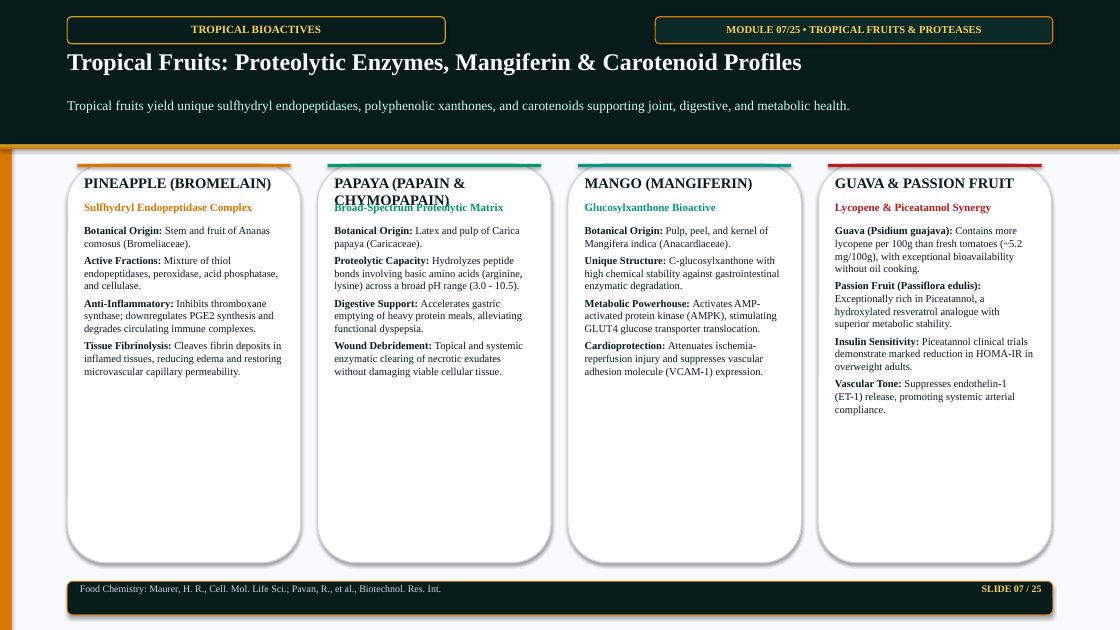
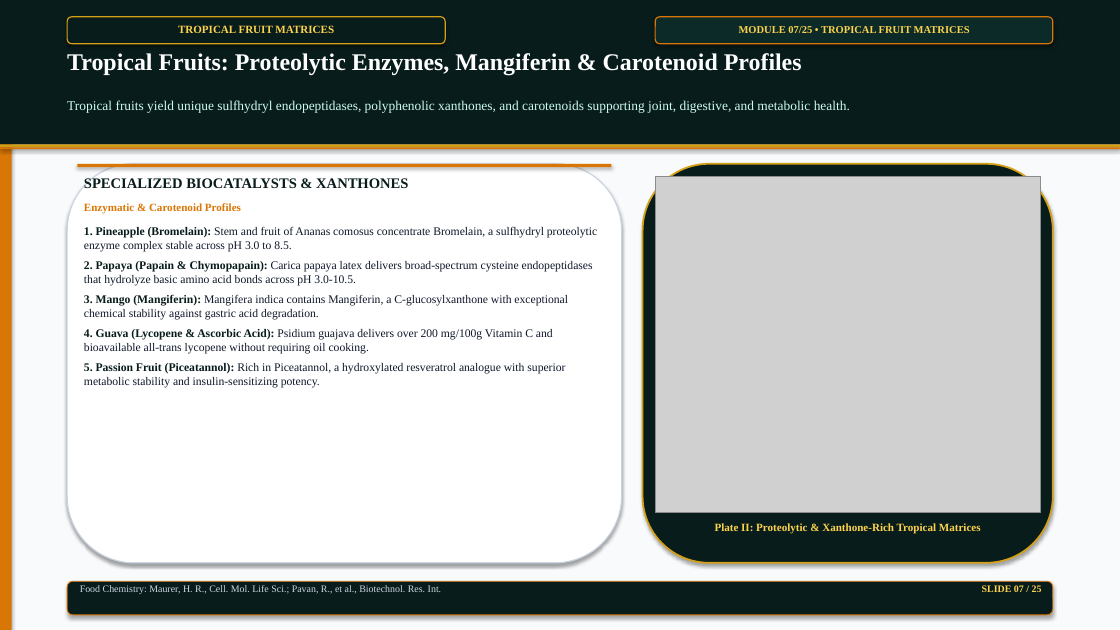
Before and after one commit to satyasanatan989/academic-presentation-engine, a slide deck: slide 7 of samples/phytochemicals_25slides_master_deck.pptx. Drawn at 1120x630 pixels with LibreOffice and Linux fonts; fonts in the diff are those of the drawing; grey boxes stand for pictures. Boxes give left, top, right and bottom in pixels: in the first picture for what was removed or moved away, otherwise in the second. Text is boxed around its words. In the diff, an @@ line names an element or a change of style, - is before the commit and + after.

Commit message:
fix(alignment): resolve all card margins and restore all 11 botanical photographic plates and scientific flowcharts

```diff
--- a/samples/phytochemicals_25slides_master_deck.pptx
+++ b/samples/phytochemicals_25slides_master_deck.pptx
@@ text in rounded rectangle at (178, 25, 334, 33): text changed @@
-TROPICAL BIOACTIVES
+TROPICAL FRUIT MATRICES
@@ text in rounded rectangle at (739, 26, 970, 33): text changed @@
-MODULE 07/25 • TROPICAL FRUITS & PROTEASES
+MODULE 07/25 • TROPICAL FRUIT MATRICES
@@ rounded rectangle: place and size @@
-rounded rectangle at (67, 164, 301, 563)
+rounded rectangle at (67, 164, 622, 563)
@@ rectangle: place and size @@
-rectangle at (77, 164, 291, 167)
+rectangle at (77, 164, 612, 167)
@@ text at (84, 176, 408, 188): text changed @@
-PINEAPPLE (BROMELAIN)
+SPECIALIZED BIOCATALYSTS & XANTHONES
@@ rectangle removed at (328, 164, 541, 167) @@
@@ text removed at (334, 178, 450, 209) @@
-PAPAYA (PAPAIN & CHYMOPAPAIN)
@@ rounded rectangle removed at (568, 164, 802, 563) @@
@@ rectangle removed at (578, 164, 791, 167) @@
@@ text removed at (585, 178, 753, 191) @@
-MANGO (MANGIFERIN)
@@ rounded rectangle: place and size @@
-rounded rectangle at (318, 164, 551, 563)
+rounded rectangle at (643, 164, 1053, 563)
@@ rounded rectangle at (643, 164, 1053, 563): fill #FFFFFF to #081C1B; outline #CBD5E1 1 pt to #D4A017 1.5 pt @@
@@ picture added at (655, 176, 1040, 513) @@
@@ rounded rectangle removed at (818, 164, 1052, 563) @@
@@ rectangle removed at (828, 164, 1042, 167) @@
@@ text removed at (835, 178, 1014, 189) @@
-GUAVA & PASSION FRUIT
@@ text at (84, 203, 241, 214): text changed @@
-Sulfhydryl Endopeptidase Complex
+Enzymatic & Carotenoid Profiles
@@ text removed at (334, 203, 503, 214) @@
-Broad-Spectrum Proteolytic Matrix
@@ text removed at (585, 203, 716, 214) @@
-Glucosylxanthone Bioactive
@@ text removed at (835, 203, 992, 214) @@
-Lycopene & Piceatannol Synergy
@@ text at (84, 227, 597, 388): text changed; size 9 to 10 pt @@
-Botanical Origin: Stem and fruit of Ananas comosus (Bromeliaceae).
-Active Fractions: Mixture of thiol endopeptidases, peroxidase, acid phosphatase, and cellulase.
-Anti-Inflammatory: Inhibits thromboxane synthase; downregulates PGE2 synthesis and degrades circulating immune complexes.
-Tissue Fibrinolysis: Cleaves fibrin deposits in inflamed tissues, reducing edema and restoring microvascular capillary permeability.
+1. Pineapple (Bromelain): Stem and fruit of Ananas comosus concentrate Bromelain, a sulfhydryl proteolytic enzyme complex stable across pH 3.0 to 8.5.
+2. Papaya (Papain & Chymopapain): Carica papaya latex delivers broad-spectrum cysteine endopeptidases that hydrolyze basic amino acid bonds across pH 3.0-10.5.
+3. Mango (Mangiferin): Mangifera indica contains Mangiferin, a C-glucosylxanthone with exceptional chemical stability against gastric acid degradation.
+4. Guava (Lycopene & Ascorbic Acid): Psidium guajava delivers over 200 mg/100g Vitamin C and bioavailable all-trans lycopene without requiring oil cooking.
+5. Passion Fruit (Piceatannol): Rich in Piceatannol, a hydroxylated resveratrol analogue with superior metabolic stability and insulin-sensitizing potency.
@@ text removed at (334, 226, 523, 378) @@
-Botanical Origin: Latex and pulp of Carica papaya (Caricaceae).
-Proteolytic Capacity: Hydrolyzes peptide bonds involving basic amino acids (arginine, lysine) across a broad pH range (3.0 - 10.5).
-Digestive Support: Accelerates gastric emptying of heavy protein meals, alleviating functional dyspepsia.
-Wound Debridement: Topical and systemic enzymatic clearing of necrotic exudates without damaging viable cellular tissue.
@@ text removed at (585, 226, 779, 378) @@
-Botanical Origin: Pulp, peel, and kernel of Mangifera indica (Anacardiaceae).
-Unique Structure: C-glucosylxanthone with high chemical stability against gastrointestinal enzymatic degradation.
-Metabolic Powerhouse: Activates AMP-activated protein kinase (AMPK), stimulating GLUT4 glucose transporter translocation.
-Cardioprotection: Attenuates ischemia-reperfusion injury and suppresses vascular adhesion molecule (VCAM-1) expression.
@@ text removed at (835, 226, 1033, 416) @@
-Guava (Psidium guajava): Contains more lycopene per 100g than fresh tomatoes (~5.2 mg/100g), with exceptional bioavailability without oil cooking.
-Passion Fruit (Passiflora edulis): Exceptionally rich in Piceatannol, a hydroxylated resveratrol analogue with superior metabolic stability.
-Insulin Sensitivity: Piceatannol clinical trials demonstrate marked reduction in HOMA-IR in overweight adults.
-Vascular Tone: Suppresses endothelin-1 (ET-1) release, promoting systemic arterial compliance.
@@ text added at (715, 523, 981, 534), 9.5 pt, text #FCD34D, bold @@
+Plate II: Proteolytic & Xanthone-Rich Tropical Matrices
```
Also in this commit, not shown: 21 other slides changed, 24 other files.
